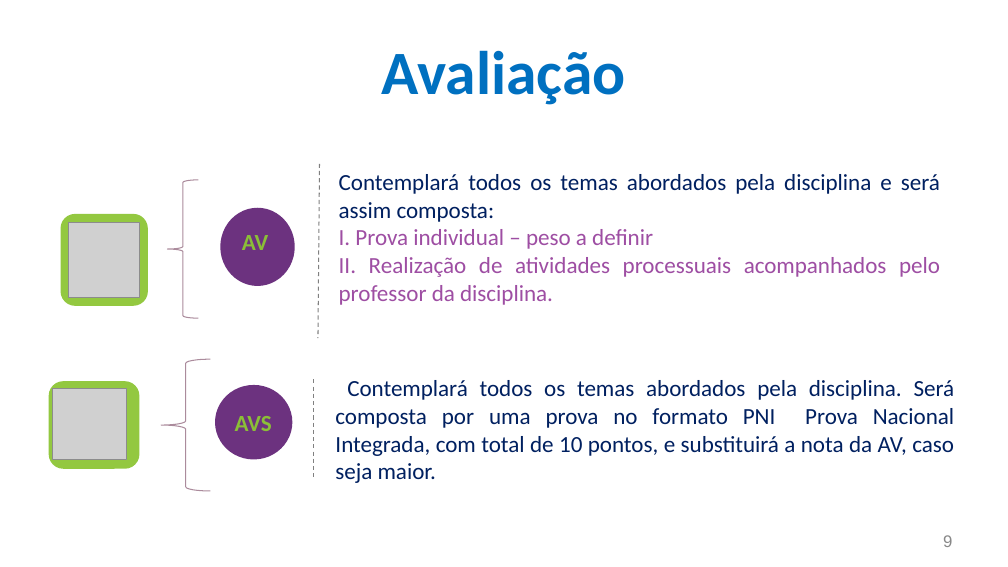
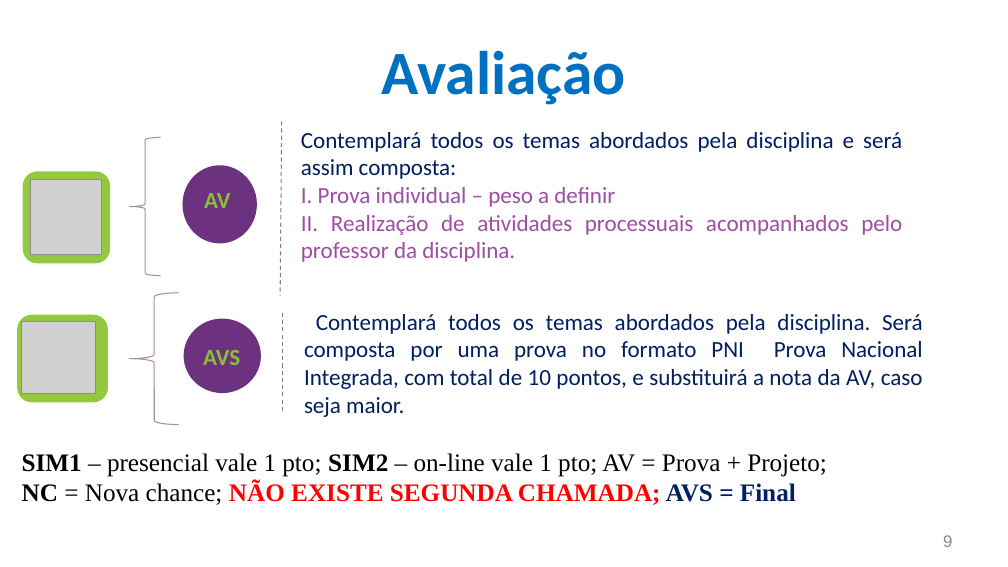
Before and after one commit to CloudEducationBrazil/WydenDesenvolvimentoWebPHP, a slide deck: slide 9 of 00 Lesson Plan/Apresentação - Programação Desenvolvimento Web PHP.pptx. Drawn at 1008x567 pixels with LibreOffice and Linux fonts; fonts in the diff are those of the drawing; grey boxes stand for pictures; background and template pictures are left out. Boxes give left, top, right and bottom in pixels: in the first picture for what was removed or moved away, otherwise in the second. Text is boxed around its words. In the diff, an @@ line names an element or a change of style, - is before the commit and + after.

```diff
--- a/00 Lesson Plan/Apresentação - Programação Desenvolvimento Web PHP.pptx
+++ b/00 Lesson Plan/Apresentação - Programação Desenvolvimento Web PHP.pptx
@@ left brace: place and size @@
-left brace at <box>167,179,199,318</box>
+left brace at <box>130,137,161,275</box>
@@ line moved from (320, 163) - (318, 338) to (281, 121) - (280, 295) @@
@@ text "Contemplará todos os temas abordados ...": place and size @@
-text "Contemplará todos os temas abordados ..." at <box>339,174,940,305</box>
+text "Contemplará todos os temas abordados ..." at <box>301,132,902,262</box>
@@ rounded rectangle: place and size @@
-rounded rectangle at <box>60,214,148,305</box>
+rounded rectangle at <box>23,171,111,263</box>
@@ 1 picture, 1 text, 1 ellipse: place and size @@
-1 picture, 1 text, 1 ellipse at <box>69,208,295,298</box>
+1 picture, 1 text, 1 ellipse at <box>30,165,257,255</box>
@@ 2 texts, 1 picture, 1 left brace, 1 rounded rectangle, 1 ellipse, 1 line: place and size @@
-2 texts, 1 picture, 1 left brace, 1 rounded rectangle, 1 ellipse, 1 line at <box>48,359,955,491</box>
+2 texts, 1 picture, 1 left brace, 1 rounded rectangle, 1 ellipse, 1 line at <box>17,292,923,424</box>
@@ text added at <box>22,453,827,505</box>, 18 pt, text #000000 @@
+SIM1 – presencial vale 1 pto; SIM2 – on-line vale 1 pto; AV = Prova + Projeto;
+NC = Nova chance; NÃO EXISTE SEGUNDA CHAMADA; AVS = Final
```
Also in this commit, not shown: 3 other slides changed, 3 slides removed, 4 other files.
